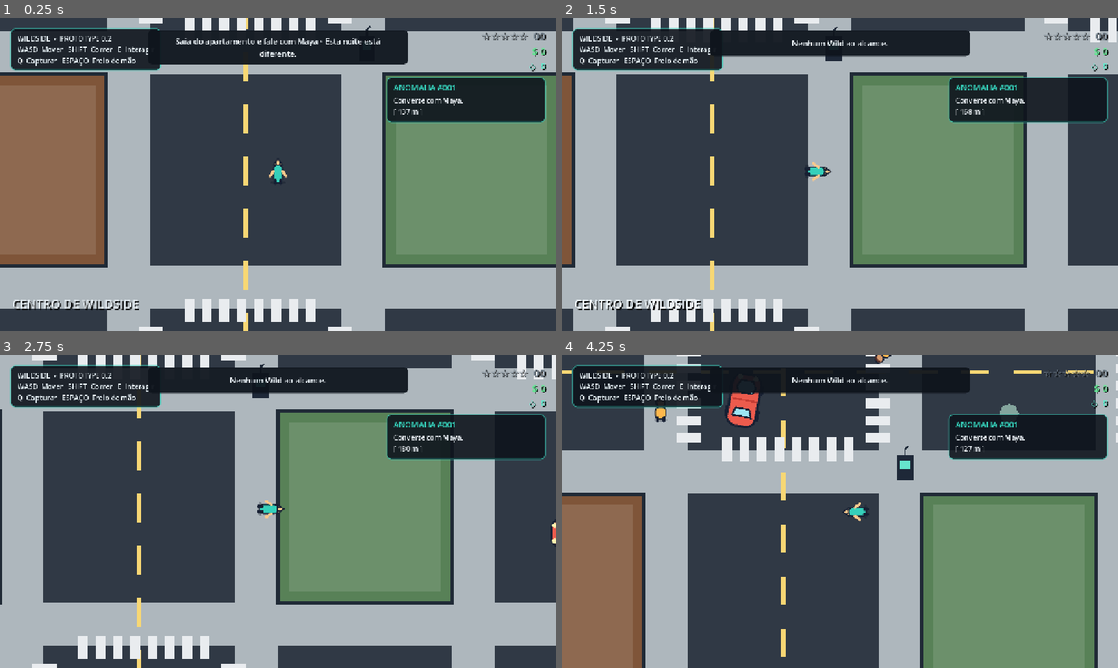
Above: before the commit, frames 1-4 (two rows, left to right).
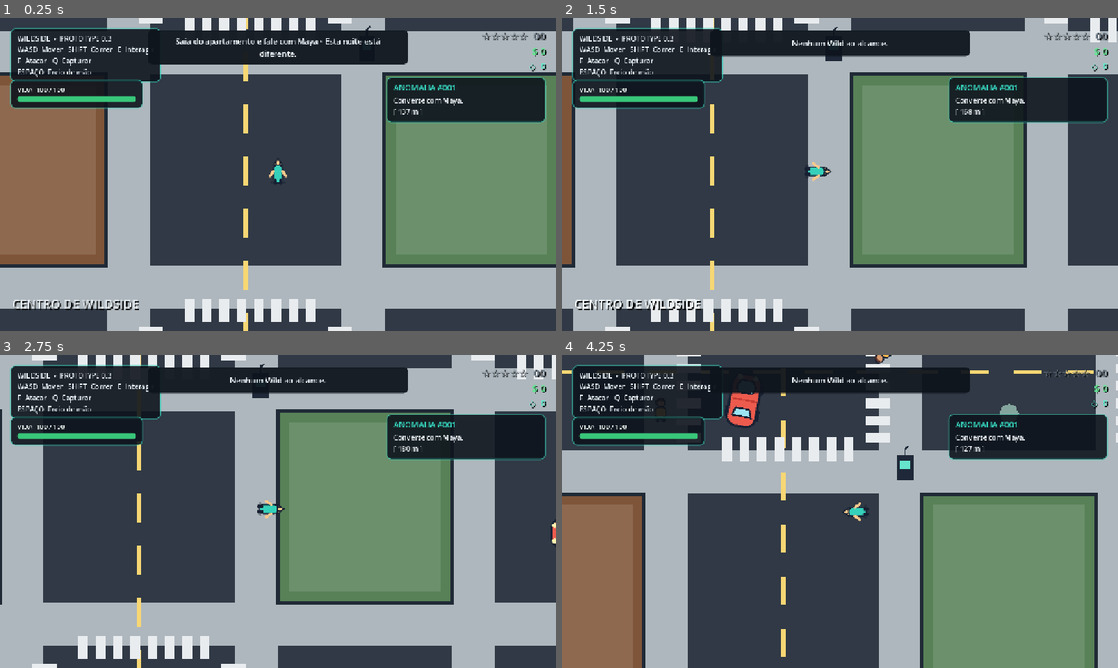
Above: after the commit, the same moments.

Repository: MiguelAlmeidaJ/Wildside
Game: Godot game, scene res://main.tscn
The game is run twice, just before and just after one commit, with the same random seed, the same clock (stepped at 60 frames per second) and the same inputs.
Inputs (mouse positions are in pixels of both pictures, inside the frame that each line leads up to):
- Up to frame 1 (0.25 s): no input
- Up to frame 2 (1.5 s): move the mouse to (962, 158) at 0.52 s; hold D (move_right) 0.53-1.28 s; hold F (attack) 0.53-1.28 s; click (962, 158) at 0.67 s; move the mouse to (728, 190) at 1.27 s; hold Space (brake) from 1.28 s (still down); tap Q (capture) at 1.35 s
- Up to frame 3 (2.75 s): move the mouse to (333, 442) at 2.02 s; release Space (brake) at 2.03 s; hold D (move_right) from 2.03 s (still down); hold E (interact) from 2.03 s (still down)
- Up to frame 4 (4.25 s): move the mouse to (812, 574) at 2.77 s; release D (move_right) at 2.78 s; release E (interact) at 2.78 s; hold W (move_up) 2.78-3.53 s; tap Shift (run) at 2.85 s; click (812, 574) at 2.92 s; move the mouse to (1006, 558) at 3.52 s; hold A (move_left) from 3.53 s (still down); hold F (attack) from 3.53 s (still down)

The runs differ from the first frame. In frame 1, 3.2% of the frame differs, in the area x 1-29%, y 5-30%; in frame 2, 3.3%; in frame 3, 3.3%; in frame 4, 3.3%.

Commit message:
Add health bar and combat controls to HUD

Diff:
--- a/scenes/ui/hud.tscn
+++ b/scenes/ui/hud.tscn
@@ -29,6 +29,20 @@
 content_margin_right = 20.0
 content_margin_bottom = 12.0
 
+[sub_resource type="StyleBoxFlat" id="StyleBox_health_bg"]
+bg_color = Color(0.12, 0.15, 0.18, 1)
+corner_radius_top_left = 6
+corner_radius_top_right = 6
+corner_radius_bottom_right = 6
+corner_radius_bottom_left = 6
+
+[sub_resource type="StyleBoxFlat" id="StyleBox_health_fill"]
+bg_color = Color(0.22, 0.78, 0.48, 1)
+corner_radius_top_left = 6
+corner_radius_top_right = 6
+corner_radius_bottom_right = 6
+corner_radius_bottom_left = 6
+
 [node name="HUD" type="CanvasLayer"]
 script = ExtResource("1_hud")
 
@@ -36,13 +50,37 @@
 offset_left = 24.0
 offset_top = 24.0
 offset_right = 329.0
-offset_bottom = 107.0
+offset_bottom = 130.0
 theme_override_styles/panel = SubResource("StyleBox_info")
 
 [node name="Label" type="Label" parent="Instructions"]
 theme_override_colors/font_color = Color(0.92, 0.96, 0.98, 1)
 theme_override_font_sizes/font_size = 16
-text = "WILDSIDE  •  PROTOTYPE 0.2\nWASD  Mover   SHIFT  Correr   E  Interagir\nQ  Capturar   ESPAÇO  Freio de mão"
+text = "WILDSIDE  •  PROTOTYPE 0.3\nWASD  Mover   SHIFT  Correr   E  Interagir\nF  Atacar   Q  Capturar\nESPAÇO  Freio de mão"
+
+[node name="HealthPanel" type="PanelContainer" parent="."]
+offset_left = 24.0
+offset_top = 142.0
+offset_right = 329.0
+offset_bottom = 208.0
+theme_override_styles/panel = SubResource("StyleBox_info")
+
+[node name="HealthContent" type="VBoxContainer" parent="HealthPanel"]
+theme_override_constants/separation = 5
+
+[node name="HealthLabel" type="Label" parent="HealthPanel/HealthContent"]
+unique_name_in_owner = true
+theme_override_colors/font_color = Color(0.94, 0.98, 0.96, 1)
+theme_override_font_sizes/font_size = 15
+text = "VIDA  100 / 100"
+
+[node name="HealthBar" type="ProgressBar" parent="HealthPanel/HealthContent"]
+unique_name_in_owner = true
+custom_minimum_size = Vector2(0, 13)
+value = 100.0
+show_percentage = false
+theme_override_styles/background = SubResource("StyleBox_health_bg")
+theme_override_styles/fill = SubResource("StyleBox_health_fill")
 
 [node name="PromptLabel" type="Label" parent="."]
 unique_name_in_owner = true
Not shown: 1 places in scenes/ui/hud.tscn that only renumber resources
